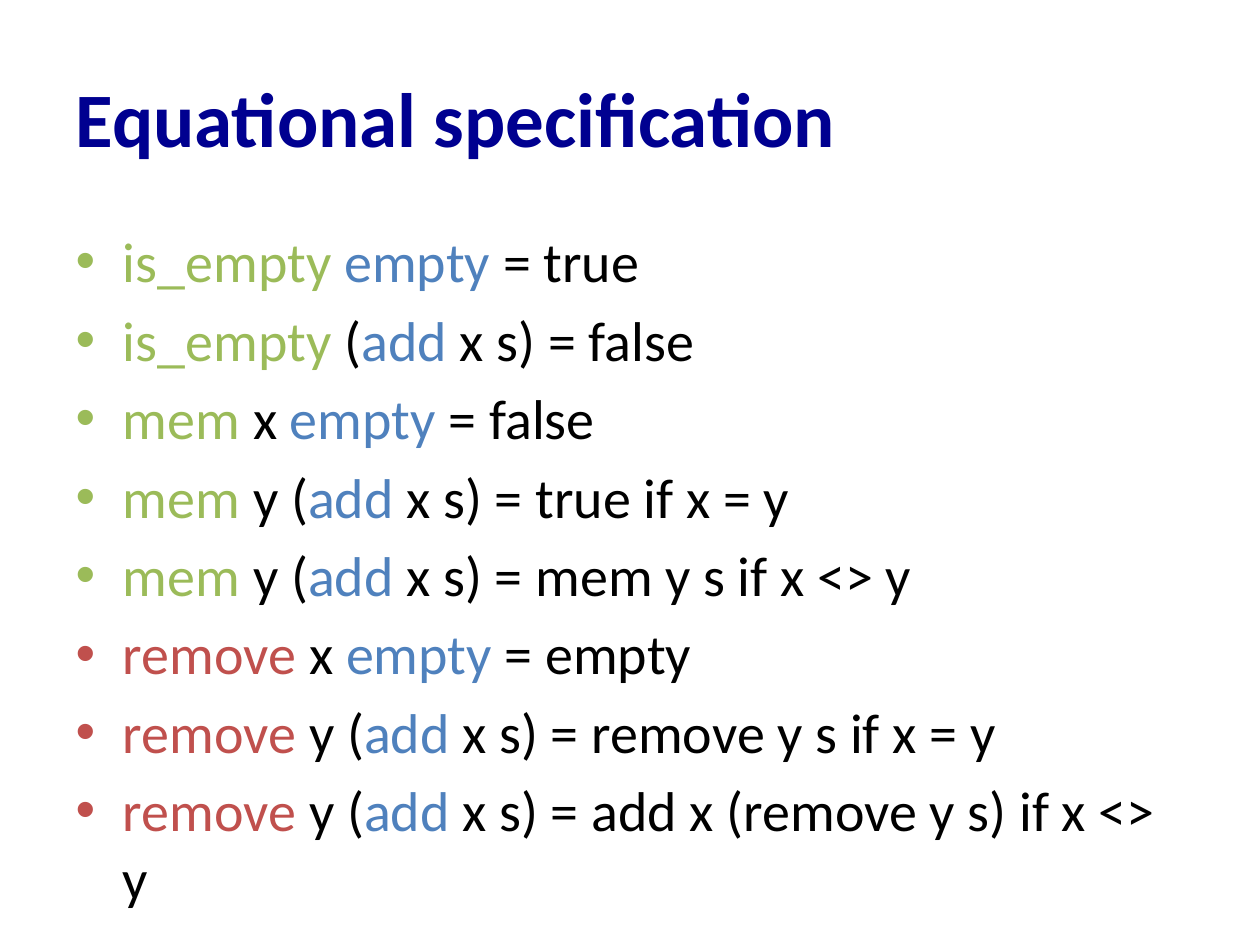
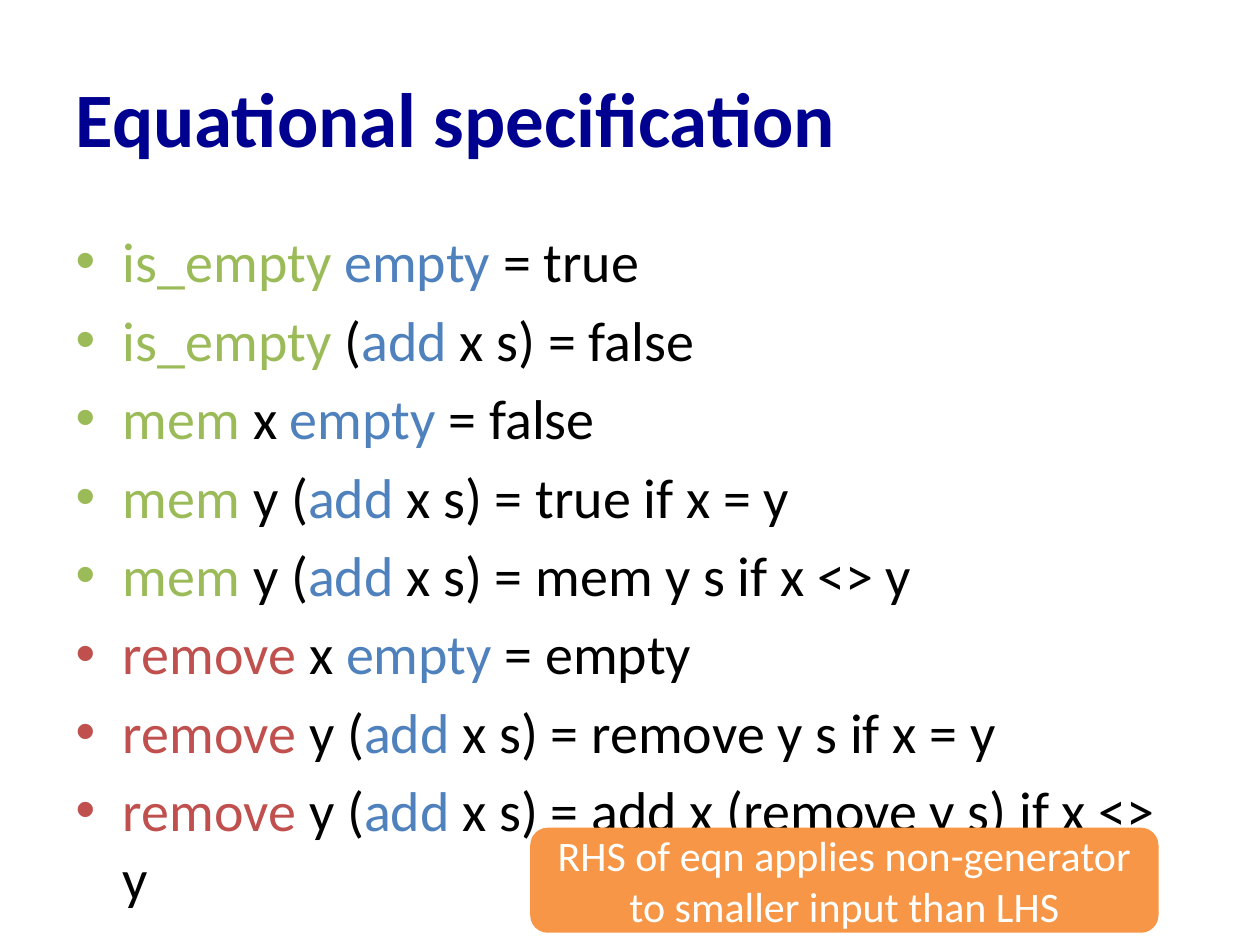
Before and after one commit to cs3110/materials-2019fa, a slide deck: slide 31 of 22-proofs3/lec.pptx. Drawn at 1260x945 pixels with LibreOffice and Linux fonts; fonts in the diff are those of the drawing. Boxes give left, top, right and bottom in pixels: in the first picture for what was removed or moved away, otherwise in the second. Text is boxed around its words. In the diff, an @@ line names an element or a change of style, - is before the commit and + after.

```diff
--- a/22-proofs3/lec.pptx
+++ b/22-proofs3/lec.pptx
@@ rounded rectangle added at (530, 828, 1159, 932), fill #F79646, 24 pt, text #FFFFFF @@
+RHS of eqn applies non-generator to smaller input than LHS
```
Also in this commit, not shown: 5 other slides changed, 1 other file.
